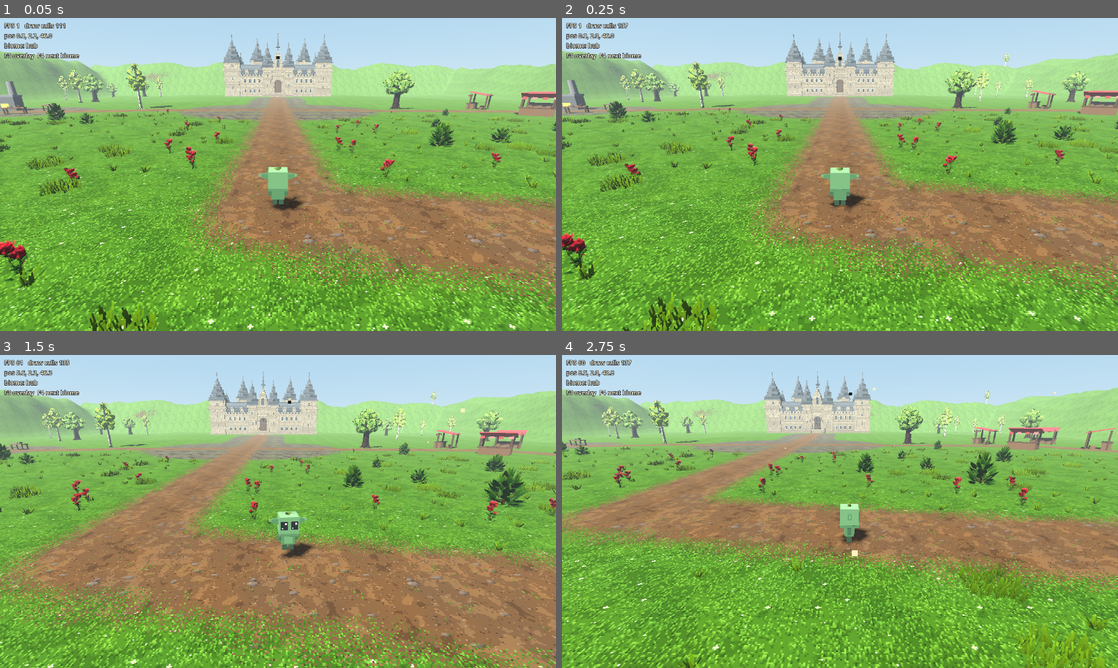
Above: before the commit, frames 1-4 (two rows, left to right).
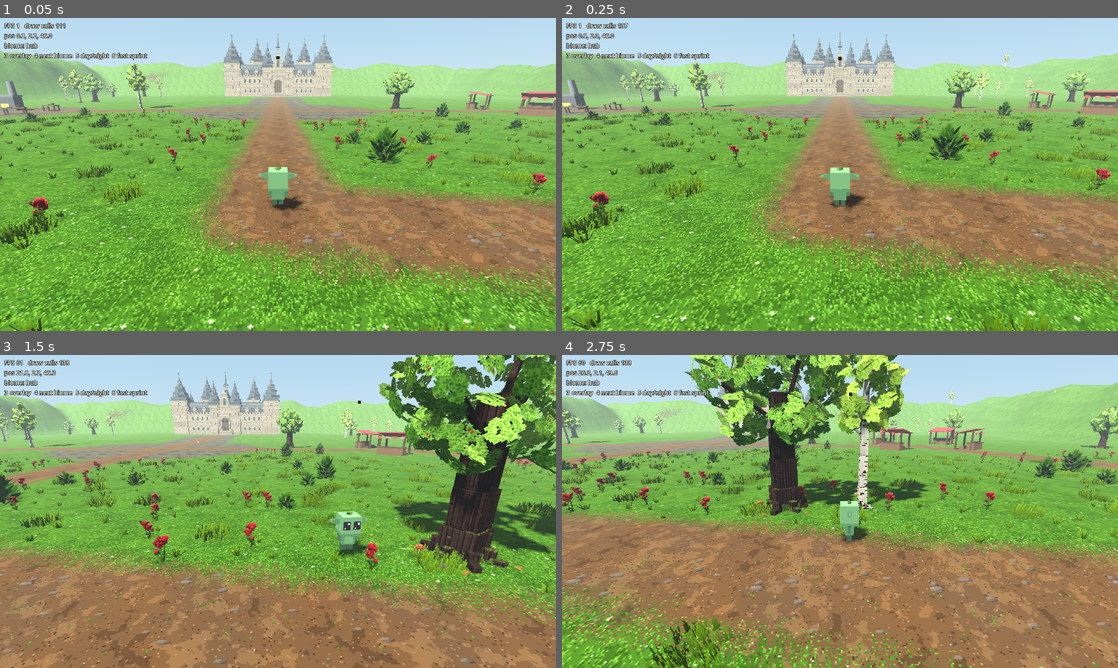
Above: after the commit, the same moments.

Repository: joobajooba/club-impz
Game: Godot game, scene res://scenes/main.tscn
The game is run twice, just before and just after one commit, with the same random seed, the same clock (stepped at 60 frames per second) and the same inputs.
Inputs (mouse positions are in pixels of both pictures, inside the frame that each line leads up to):
- Up to frame 1 (0.05 s): no input
- Up to frame 2 (0.25 s): no input
- Up to frame 3 (1.5 s): move the mouse to (400, 495) at 0.52 s; hold D (move_right) 0.53-1.28 s; hold Shift (sprint) 0.53-1.28 s; tap Space (jump) at 0.77 s; tap 6 (toggle_fast_sprint, bound only after the commit) at 0.8, 1.35 s; move the mouse to (166, 527) at 1.27 s; hold S (move_back) from 1.28 s (still down)
- Up to frame 4 (2.75 s): tap Space (jump) at 1.52 s; tap Shift (sprint) at 1.55 s; move the mouse to (895, 442) at 2.02 s; release S (move_back) at 2.03 s; hold D (move_right) from 2.03 s (still down); hold Right mouse button (camera_orbit) from 2.03 s (still down); tap 6 (toggle_fast_sprint, bound only after the commit) at 2.3 s

The runs differ from the first frame. In frame 1, 7.1% of the frame differs, in the area x 0-100%, y 11-100%; in frame 2, 7.4%; in frame 3, 62%; in frame 4, 69%, in the area x 0-100%, y 0-100%.

Commit message:
batch 1
Co-Authored-By: Claude Opus 5.5 <noreply@anthropic.com>

Diff:
--- a/godot-game/data/biomes.json
+++ b/godot-game/data/biomes.json
@@ -230,7 +230,7 @@
         "high_y": 3.6,
         "wet": 23,
         "special": 26,
-        "path": 27,
+        "path": 5,
         "border_patch": 0.0
       },
       "env": {
--- a/godot-game/data/scatter.json
+++ b/godot-game/data/scatter.json
@@ -21,54 +21,54 @@
     "maple_3": "res://assets/models/trees/maple_tree_3.glb"
   },
   "rules": [
-    {"id": "hub_grass", "biomes": ["hub"], "density": "dense", "meshes": [["carpet", 1], ["tuft_s", 2], ["tuft_m", 2]], "scale": [0.9, 1.1], "avoid": ["path", "special", "steep"]},
-    {"id": "hub_bush", "biomes": ["hub"], "density": "scattered", "meshes": [["bush_s", 2], ["bush_l", 1]], "scale": [0.9, 1.2], "avoid": ["path", "special", "steep"], "patch": {"freq": 0.05, "threshold": 0.15}},
-    {"id": "hub_rose", "biomes": ["hub"], "spacing": 4.0, "meshes": [["rose", 1]], "scale": [0.9, 1.1], "avoid": ["path", "special"], "require": {"near_path": 6.0}},
+    {"id": "hub_grass", "spacing": 1.7, "biomes": ["hub"], "density": "dense", "meshes": [["carpet", 1], ["tuft_s", 2], ["tuft_m", 2]], "scale": [0.9, 1.1], "avoid": ["path", "special", "steep"]},
+    {"id": "hub_bush", "spacing": 4.24, "biomes": ["hub"], "density": "scattered", "meshes": [["bush_s", 2], ["bush_l", 1]], "scale": [0.9, 1.2], "avoid": ["path", "special", "steep"], "patch": {"freq": 0.05, "threshold": 0.15}},
+    {"id": "hub_rose", "biomes": ["hub"], "spacing": 3.58, "meshes": [["rose", 1]], "scale": [0.9, 1.1], "avoid": ["path", "special"], "require": {"near_path": 6.0}},
     {"id": "hub_tree", "kind": "tree", "biomes": ["hub"], "spacing": 26.0, "meshes": [["oak", 1], ["birch", 1]], "scale": [0.9, 1.15], "avoid": ["path", "special", "steep"], "clear": 16.0},
 
-    {"id": "forest_grass", "biomes": ["forest"], "density": "carpet", "meshes": [["carpet", 3], ["tuft_s", 2], ["tuft_m", 2]], "scale": [0.9, 1.15], "avoid": ["path", "wet", "steep"]},
-    {"id": "dry_grass_tuft", "biomes": ["forest", "mountain"], "density": "dense", "meshes": [["tuft_l", 1]], "scale": [0.8, 1.1], "recolor": ["#6a760f", "#c8b448"], "patch": {"freq": 0.04, "threshold": 0.35}, "avoid": ["path", "wet"]},
-    {"id": "blue_wildflower", "biomes": ["forest"], "density": "scattered", "meshes": [["rose", 1]], "scale": [0.7, 0.85], "petal": "#5a78e0", "avoid": ["path", "wet"]},
-    {"id": "pink_wildflower", "biomes": ["forest"], "density": "scattered", "meshes": [["rose", 1]], "scale": [0.7, 0.85], "petal": "#f08ac0", "avoid": ["path", "wet"], "seed": 7},
-    {"id": "white_wildflower", "biomes": ["forest"], "density": "scattered", "meshes": [["rose", 1]], "scale": [0.7, 0.85], "petal": "#f4f0e4", "avoid": ["path", "wet"], "seed": 9},
-    {"id": "rose_flower", "biomes": ["forest"], "density": "rare", "meshes": [["rose", 1]], "scale": [1.0, 1.1], "avoid": ["path", "wet"]},
-    {"id": "green_leafy_bush", "biomes": ["forest"], "density": "scattered", "meshes": [["bush_l", 1], ["bush_s", 2]], "scale": [0.9, 1.2], "avoid": ["path", "wet", "steep"]},
-    {"id": "berry_shrub_placeholder", "biomes": ["forest"], "density": "rare", "meshes": [["bush_s", 1]], "scale": [0.8, 1.0], "tint": "#e8d0d0", "avoid": ["path", "wet"]},
-    {"id": "forest_fern_placeholder", "biomes": ["forest"], "density": "scattered", "meshes": [["tuft_l", 1]], "scale": [1.2, 1.5], "recolor": ["#1d2c20", "#516331"], "require": {"litter": 0.35}, "avoid": ["path", "wet"]},
-    {"id": "red_mushroom_group", "biomes": ["forest"], "density": "rare", "spacing": 14.0, "meshes": [["mush_red", 1]], "scale": [0.9, 1.1], "require": {"litter": 0.3}, "avoid": ["path", "wet"]},
-    {"id": "brown_mushroom_group", "biomes": ["forest"], "spacing": 14.0, "meshes": [["mush_brown", 1]], "scale": [0.9, 1.1], "require": {"litter": 0.2}, "avoid": ["path", "wet"], "seed": 3},
-    {"id": "forest_reeds_placeholder", "biomes": ["forest"], "density": "dense", "meshes": [["tuft_l", 1]], "scale": [1.3, 1.6], "recolor": ["#2c4a14", "#8aa83a"], "require": {"wet": 0.25}, "avoid": ["path", "water"]},
+    {"id": "forest_grass", "spacing": 1.06, "biomes": ["forest"], "density": "carpet", "meshes": [["carpet", 3], ["tuft_s", 2], ["tuft_m", 2]], "scale": [0.9, 1.15], "avoid": ["path", "wet", "steep"]},
+    {"id": "dry_grass_tuft", "spacing": 1.7, "biomes": ["forest", "mountain"], "density": "dense", "meshes": [["tuft_l", 1]], "scale": [0.8, 1.1], "recolor": ["#6a760f", "#c8b448"], "patch": {"freq": 0.04, "threshold": 0.35}, "avoid": ["path", "wet"]},
+    {"id": "blue_wildflower", "spacing": 5.37, "biomes": ["forest"], "density": "scattered", "meshes": [["rose", 1]], "scale": [0.7, 0.85], "petal": "#5a78e0", "avoid": ["path", "wet"]},
+    {"id": "pink_wildflower", "spacing": 5.37, "biomes": ["forest"], "density": "scattered", "meshes": [["rose", 1]], "scale": [0.7, 0.85], "petal": "#f08ac0", "avoid": ["path", "wet"], "seed": 7},
+    {"id": "white_wildflower", "spacing": 5.37, "biomes": ["forest"], "density": "scattered", "meshes": [["rose", 1]], "scale": [0.7, 0.85], "petal": "#f4f0e4", "avoid": ["path", "wet"], "seed": 9},
+    {"id": "rose_flower", "spacing": 19.68, "biomes": ["forest"], "density": "rare", "meshes": [["rose", 1]], "scale": [1.0, 1.1], "avoid": ["path", "wet"]},
+    {"id": "green_leafy_bush", "spacing": 4.24, "biomes": ["forest"], "density": "scattered", "meshes": [["bush_l", 1], ["bush_s", 2]], "scale": [0.9, 1.2], "avoid": ["path", "wet", "steep"]},
+    {"id": "berry_shrub_placeholder", "spacing": 15.56, "biomes": ["forest"], "density": "rare", "meshes": [["bush_s", 1]], "scale": [0.8, 1.0], "tint": "#e8d0d0", "avoid": ["path", "wet"]},
+    {"id": "forest_fern_placeholder", "spacing": 4.24, "biomes": ["forest"], "density": "scattered", "meshes": [["tuft_l", 1]], "scale": [1.2, 1.5], "recolor": ["#1d2c20", "#516331"], "require": {"litter": 0.35}, "avoid": ["path", "wet"]},
+    {"id": "red_mushroom_group", "biomes": ["forest"], "density": "rare", "spacing": 9.9, "meshes": [["mush_red", 1]], "scale": [0.9, 1.1], "require": {"litter": 0.3}, "avoid": ["path", "wet"]},
+    {"id": "brown_mushroom_group", "biomes": ["forest"], "spacing": 9.9, "meshes": [["mush_brown", 1]], "scale": [0.9, 1.1], "require": {"litter": 0.2}, "avoid": ["path", "wet"], "seed": 3},
+    {"id": "forest_reeds_placeholder", "spacing": 1.7, "biomes": ["forest"], "density": "dense", "meshes": [["tuft_l", 1]], "scale": [1.3, 1.6], "recolor": ["#2c4a14", "#8aa83a"], "require": {"wet": 0.25}, "avoid": ["path", "water"]},
     {"id": "forest_tree", "kind": "tree", "biomes": ["forest"], "spacing": 11.0, "meshes": [["pine", 3], ["oak", 2], ["birch", 2]], "scale": [0.85, 1.2], "avoid": ["path", "wet", "steep", "water"], "patch_mask": "litter", "clear": 20.0},
     {"id": "worldbark_tree_placeholder", "kind": "tree", "biomes": ["forest"], "spacing": 34.0, "meshes": [["oak", 1]], "scale": [3.6, 4.4], "trunk_tint": "#b0a090", "recolor": ["#0e3a22", "#4aa060"], "near": ["worldbark_grove", 46.0], "avoid": ["path", "water"], "view": 900},
 
-    {"id": "mountain_grass_tuft", "biomes": ["mountain"], "density": "carpet", "meshes": [["carpet", 2], ["tuft_s", 2], ["tuft_m", 1]], "scale": [0.9, 1.1], "recolor": ["#3a4614", "#9aa44c"], "height": [-10, 66], "avoid": ["path", "steep", "wet"]},
-    {"id": "heather_bush_placeholder", "biomes": ["mountain"], "density": "dense", "meshes": [["bush_s", 1]], "scale": [0.5, 0.7], "recolor": ["#3a1e4a", "#b878d0"], "height": [20, 70], "patch": {"freq": 0.03, "threshold": 0.3}, "avoid": ["path", "steep"]},
-    {"id": "alpine_flower_placeholder", "biomes": ["mountain"], "density": "scattered", "meshes": [["rose", 1]], "scale": [0.6, 0.75], "petal": "#e8f0ff", "avoid": ["path", "steep"]},
-    {"id": "red_flame_bush_placeholder", "biomes": ["mountain"], "density": "scattered", "meshes": [["bush_s", 1]], "scale": [0.9, 1.1], "recolor": ["#8a1e18", "#f4b048"], "height": [-10, 40], "avoid": ["path", "steep"]},
-    {"id": "copper_autumn_bush_placeholder", "biomes": ["mountain"], "density": "dense", "meshes": [["bush_l", 1]], "scale": [0.8, 1.0], "recolor": ["#5e2622", "#d08a5c"], "height": [-10, 36], "patch": {"freq": 0.04, "threshold": 0.4}, "avoid": ["path", "steep"]},
+    {"id": "mountain_grass_tuft", "spacing": 1.06, "biomes": ["mountain"], "density": "carpet", "meshes": [["carpet", 2], ["tuft_s", 2], ["tuft_m", 1]], "scale": [0.9, 1.1], "recolor": ["#3a4614", "#9aa44c"], "height": [-10, 66], "avoid": ["path", "steep", "wet"]},
+    {"id": "heather_bush_placeholder", "spacing": 1.7, "biomes": ["mountain"], "density": "dense", "meshes": [["bush_s", 1]], "scale": [0.5, 0.7], "recolor": ["#3a1e4a", "#b878d0"], "height": [20, 70], "patch": {"freq": 0.03, "threshold": 0.3}, "avoid": ["path", "steep"]},
+    {"id": "alpine_flower_placeholder", "spacing": 5.37, "biomes": ["mountain"], "density": "scattered", "meshes": [["rose", 1]], "scale": [0.6, 0.75], "petal": "#e8f0ff", "avoid": ["path", "steep"]},
+    {"id": "red_flame_bush_placeholder", "spacing": 4.24, "biomes": ["mountain"], "density": "scattered", "meshes": [["bush_s", 1]], "scale": [0.9, 1.1], "recolor": ["#8a1e18", "#f4b048"], "height": [-10, 40], "avoid": ["path", "steep"]},
+    {"id": "copper_autumn_bush_placeholder", "spacing": 1.7, "biomes": ["mountain"], "density": "dense", "meshes": [["bush_l", 1]], "scale": [0.8, 1.0], "recolor": ["#5e2622", "#d08a5c"], "height": [-10, 36], "patch": {"freq": 0.04, "threshold": 0.4}, "avoid": ["path", "steep"]},
     {"id": "maple_tree", "kind": "tree", "biomes": ["mountain"], "spacing": 13.0, "meshes": [["maple", 1], ["maple_2", 1], ["maple_3", 1]], "scale": [0.9, 1.15], "height": [-10, 42], "avoid": ["path", "steep", "water"], "clear": 18.0},
     {"id": "hickory_tree_placeholder", "kind": "tree", "biomes": ["mountain", "frost"], "spacing": 18.0, "meshes": [["oak", 1]], "scale": [0.9, 1.1], "trunk_tint": "#a8a4a0", "recolor": ["#2a2e10", "#7a8a3a"], "height": [36, 80], "avoid": ["path", "steep"], "clear": 18.0},
 
-    {"id": "frost_grass_tuft", "biomes": ["frost"], "density": "dense", "meshes": [["tuft_l", 1], ["tuft_m", 1]], "scale": [0.8, 1.0], "recolor": ["#83a772", "#e4f4ec"], "patch": {"freq": 0.03, "threshold": 0.2}, "avoid": ["path", "wet", "steep"]},
-    {"id": "tundra_grass_tuft", "biomes": ["frost"], "density": "scattered", "meshes": [["tuft_m", 1]], "scale": [0.9, 1.1], "recolor": ["#7a3e18", "#e8a050"], "avoid": ["path", "wet"]},
-    {"id": "frost_bush_placeholder", "biomes": ["frost"], "density": "scattered", "meshes": [["bush_s", 1]], "scale": [0.8, 1.0], "recolor": ["#779982", "#d2ecd5"], "avoid": ["path", "wet"]},
-    {"id": "frozen_dead_bush_placeholder", "biomes": ["frost"], "density": "rare", "meshes": [["bush_s", 1]], "scale": [0.7, 0.9], "recolor": ["#4a4a50", "#dce4ec"], "avoid": ["path", "wet"]},
+    {"id": "frost_grass_tuft", "spacing": 1.7, "biomes": ["frost"], "density": "dense", "meshes": [["tuft_l", 1], ["tuft_m", 1]], "scale": [0.8, 1.0], "recolor": ["#83a772", "#e4f4ec"], "patch": {"freq": 0.03, "threshold": 0.2}, "avoid": ["path", "wet", "steep"]},
+    {"id": "tundra_grass_tuft", "spacing": 4.24, "biomes": ["frost"], "density": "scattered", "meshes": [["tuft_m", 1]], "scale": [0.9, 1.1], "recolor": ["#7a3e18", "#e8a050"], "avoid": ["path", "wet"]},
+    {"id": "frost_bush_placeholder", "spacing": 4.24, "biomes": ["frost"], "density": "scattered", "meshes": [["bush_s", 1]], "scale": [0.8, 1.0], "recolor": ["#779982", "#d2ecd5"], "avoid": ["path", "wet"]},
+    {"id": "frozen_dead_bush_placeholder", "spacing": 15.56, "biomes": ["frost"], "density": "rare", "meshes": [["bush_s", 1]], "scale": [0.7, 0.9], "recolor": ["#4a4a50", "#dce4ec"], "avoid": ["path", "wet"]},
     {"id": "frostbark_tree_placeholder", "kind": "tree", "biomes": ["frost"], "spacing": 15.0, "meshes": [["pine", 1]], "scale": [0.95, 1.15], "trunk_tint": "#c8d4e0", "recolor": ["#7890b0", "#f2f6fa"], "avoid": ["path", "wet", "steep"], "clear": 16.0},
     {"id": "frost_green_pine", "kind": "tree", "biomes": ["frost"], "spacing": 40.0, "meshes": [["pine", 1]], "scale": [0.9, 1.05], "avoid": ["path", "wet", "steep"], "seed": 5},
 
-    {"id": "plains_tall_grass", "biomes": ["plains"], "density": "carpet", "meshes": [["tuft_l", 3], ["carpet", 1]], "scale": [1.0, 1.25], "recolor": ["#6a5a1a", "#f0e08a"], "avoid": ["path", "steep", "wet"]},
-    {"id": "plains_grass_tuft", "biomes": ["plains"], "density": "dense", "meshes": [["tuft_m", 1]], "scale": [0.9, 1.1], "recolor": ["#264214", "#9cc658"], "require": {"special": 0.3}, "avoid": ["path", "water"]},
-    {"id": "wild_wheat_placeholder", "biomes": ["plains"], "density": "dense", "meshes": [["tuft_l", 1]], "scale": [1.3, 1.5], "recolor": ["#8a6a20", "#f8e090"], "patch": {"freq": 0.025, "threshold": 0.45}, "avoid": ["path", "steep"]},
-    {"id": "dry_bush_placeholder", "biomes": ["plains"], "density": "scattered", "meshes": [["bush_s", 1]], "scale": [0.7, 0.9], "recolor": ["#4a3e30", "#b8a890"], "avoid": ["path", "steep"]},
-    {"id": "plains_wildflower", "biomes": ["plains"], "density": "scattered", "meshes": [["rose", 1]], "scale": [0.8, 0.95], "petal": "#f8e050", "avoid": ["path"]},
+    {"id": "plains_tall_grass", "spacing": 1.06, "biomes": ["plains"], "density": "carpet", "meshes": [["tuft_l", 3], ["carpet", 1]], "scale": [1.0, 1.25], "recolor": ["#6a5a1a", "#f0e08a"], "avoid": ["path", "steep", "wet"]},
+    {"id": "plains_grass_tuft", "spacing": 1.7, "biomes": ["plains"], "density": "dense", "meshes": [["tuft_m", 1]], "scale": [0.9, 1.1], "recolor": ["#264214", "#9cc658"], "require": {"special": 0.3}, "avoid": ["path", "water"]},
+    {"id": "wild_wheat_placeholder", "spacing": 1.7, "biomes": ["plains"], "density": "dense", "meshes": [["tuft_l", 1]], "scale": [1.3, 1.5], "recolor": ["#8a6a20", "#f8e090"], "patch": {"freq": 0.025, "threshold": 0.45}, "avoid": ["path", "steep"]},
+    {"id": "dry_bush_placeholder", "spacing": 4.24, "biomes": ["plains"], "density": "scattered", "meshes": [["bush_s", 1]], "scale": [0.7, 0.9], "recolor": ["#4a3e30", "#b8a890"], "avoid": ["path", "steep"]},
+    {"id": "plains_wildflower", "spacing": 5.37, "biomes": ["plains"], "density": "scattered", "meshes": [["rose", 1]], "scale": [0.8, 0.95], "petal": "#f8e050", "avoid": ["path"]},
     {"id": "titanwood_tree_placeholder", "kind": "tree", "biomes": ["plains", "swamp"], "spacing": 46.0, "meshes": [["pine", 1]], "scale": [2.1, 2.6], "trunk_tint": "#8a929c", "recolor": ["#0e2e2e", "#3a8a80"], "avoid": ["path", "steep", "water"], "clear": 30.0, "view": 600},
     {"id": "gembark_tree_placeholder", "kind": "tree", "biomes": ["plains"], "spacing": 15.0, "meshes": [["maple", 1], ["maple_3", 1]], "scale": [1.0, 1.2], "trunk_tint": "#5a4a5a", "recolor": ["#0e4a2a", "#5ae09a"], "near": ["gembark_grove", 40.0], "avoid": ["path"]},
 
-    {"id": "swamp_grass_tuft", "biomes": ["swamp"], "density": "carpet", "meshes": [["tuft_m", 2], ["tuft_s", 1]], "scale": [0.9, 1.1], "recolor": ["#1a2012", "#70783c"], "height": [2.3, 99], "avoid": ["path", "water"]},
-    {"id": "swamp_reeds_placeholder", "biomes": ["swamp"], "density": "dense", "meshes": [["tuft_l", 1]], "scale": [1.4, 1.8], "recolor": ["#2a3a14", "#8a9a40"], "height": [1.5, 2.6], "avoid": ["path"]},
-    {"id": "swamp_fern_placeholder", "biomes": ["swamp"], "density": "dense", "meshes": [["tuft_l", 1]], "scale": [1.2, 1.5], "recolor": ["#1d2c20", "#3c5e3a"], "height": [2.6, 99], "patch": {"freq": 0.04, "threshold": 0.3}, "avoid": ["path"]},
-    {"id": "swamp_big_leaf_placeholder", "biomes": ["swamp"], "density": "scattered", "meshes": [["bush_l", 1]], "scale": [0.8, 1.0], "recolor": ["#1e2a14", "#5a6a2a"], "height": [2.4, 99], "avoid": ["path"]},
-    {"id": "giant_mushroom_placeholder", "biomes": ["swamp"], "density": "rare", "meshes": [["mush_brown", 1], ["mush_red", 1]], "scale": [3.0, 4.2], "tint": "#9a80a8", "avoid": ["path", "water"], "view": 200},
+    {"id": "swamp_grass_tuft", "spacing": 1.06, "biomes": ["swamp"], "density": "carpet", "meshes": [["tuft_m", 2], ["tuft_s", 1]], "scale": [0.9, 1.1], "recolor": ["#1a2012", "#70783c"], "height": [2.3, 99], "avoid": ["path", "water"]},
+    {"id": "swamp_reeds_placeholder", "spacing": 1.7, "biomes": ["swamp"], "density": "dense", "meshes": [["tuft_l", 1]], "scale": [1.4, 1.8], "recolor": ["#2a3a14", "#8a9a40"], "height": [1.5, 2.6], "avoid": ["path"]},
+    {"id": "swamp_fern_placeholder", "spacing": 1.7, "biomes": ["swamp"], "density": "dense", "meshes": [["tuft_l", 1]], "scale": [1.2, 1.5], "recolor": ["#1d2c20", "#3c5e3a"], "height": [2.6, 99], "patch": {"freq": 0.04, "threshold": 0.3}, "avoid": ["path"]},
+    {"id": "swamp_big_leaf_placeholder", "spacing": 4.24, "biomes": ["swamp"], "density": "scattered", "meshes": [["bush_l", 1]], "scale": [0.8, 1.0], "recolor": ["#1e2a14", "#5a6a2a"], "height": [2.4, 99], "avoid": ["path"]},
+    {"id": "giant_mushroom_placeholder", "spacing": 15.56, "biomes": ["swamp"], "density": "rare", "meshes": [["mush_brown", 1], ["mush_red", 1]], "scale": [3.0, 4.2], "tint": "#9a80a8", "avoid": ["path", "water"], "view": 200},
     {"id": "runewood_tree_placeholder", "kind": "tree", "biomes": ["swamp"], "spacing": 15.0, "meshes": [["oak", 1]], "scale": [0.95, 1.2], "trunk_tint": "#4a3a4a", "recolor": ["#1a2418", "#6a6a8a"], "height": [2.2, 99], "avoid": ["path", "water"], "clear": 16.0}
   ]
 }
--- a/godot-game/project.godot
+++ b/godot-game/project.godot
@@ -69,11 +69,19 @@
 }
 toggle_debug={
 "deadzone": 0.2,
-"events": [Object(InputEventKey,"resource_local_to_scene":fa …(140 unchanged characters)… d":false,"keycode":0,"physical_keycode":4194334,"key_label":0,"unicode":0,"location":0,"echo":false,"script":null)]
+"events": [Object(InputEventKey,"resource_local_to_scene":fa …(140 unchanged characters)… d":false,"keycode":0,"physical_keycode":51,"key_label":0,"unicode":51,"location":0,"echo":false,"script":null)]
 }
 debug_next_biome={
 "deadzone": 0.2,
-"events": [Object(InputEventKey,"resource_local_to_scene":fa …(140 unchanged characters)… d":false,"keycode":0,"physical_keycode":4194335,"key_label":0,"unicode":0,"location":0,"echo":false,"script":null)]
+"events": [Object(InputEventKey,"resource_local_to_scene":fa …(140 unchanged characters)… d":false,"keycode":0,"physical_keycode":52,"key_label":0,"unicode":52,"location":0,"echo":false,"script":null)]
+}
+toggle_day_night={
+"deadzone": 0.2,
+"events": [Object(InputEventKey,"resource_local_to_scene":false,"resource_name":"","device":-1,"window_id":0,"alt_pressed":false,"shift_pressed":false,"ctrl_pressed":false,"meta_pressed":false,"pressed":false,"keycode":0,"physical_keycode":53,"key_label":0,"unicode":53,"location":0,"echo":false,"script":null)]
+}
+toggle_fast_sprint={
+"deadzone": 0.2,
+"events": [Object(InputEventKey,"resource_local_to_scene":false,"resource_name":"","device":-1,"window_id":0,"alt_pressed":false,"shift_pressed":false,"ctrl_pressed":false,"meta_pressed":false,"pressed":false,"keycode":0,"physical_keycode":54,"key_label":0,"unicode":54,"location":0,"echo":false,"script":null)]
 }
 
 [layer_names]
--- a/godot-game/scripts/debug_overlay.gd
+++ b/godot-game/scripts/debug_overlay.gd
@@ -1,6 +1,6 @@
 extends CanvasLayer
-## Tiny debug overlay. F3 toggles it. Shows FPS, draw calls, player position and the current biome.
-## F4 (debug_next_biome) cycles teleports to each biome centre in the resource world.
+## Tiny debug overlay. Key 3 toggles it. Shows FPS, draw calls, player position and the current biome.
+## Key 4 (debug_next_biome) cycles teleports to each biome centre in the resource world.
 
 @onready var label: Label = $label
 
@@ -29,7 +29,7 @@
 	if main == null:
 		return
 	var p: Vector3 = main.player.global_position
-	label.text = "FPS %d   draw calls %d\npos %.1f, %.1f, %.1f\nbiome: %s\nF3 overlay  F4 next biome" % [
+	label.text = "FPS %d   draw calls %d\npos %.1f, %.1f, %.1f\nbiome: %s\n3 overlay  4 next biome  5 day/night  6 fast sprint" % [
 		Engine.get_frames_per_second(),
 		RenderingServer.get_rendering_info(RenderingServer.RENDERING_INFO_TOTAL_DRAW_CALLS_IN_FRAME),
 		p.x, p.y, p.z, main.biome_name_at(p)]
--- a/godot-game/scripts/player/imp_player.gd
+++ b/godot-game/scripts/player/imp_player.gd
@@ -24,6 +24,7 @@
 var target_zoom := 7.5
 var bob_time := 0.0
 var frozen := false
+var fast_sprint := false
 
 
 func _ready() -> void:
@@ -46,6 +47,8 @@
 
 
 func _unhandled_input(event: InputEvent) -> void:
+	if event.is_action_pressed("toggle_fast_sprint"):
+		fast_sprint = not fast_sprint
 	if event is InputEventMouseMotion and Input.is_action_pressed("camera_orbit"):
 		cam_yaw -= event.relative.x * orbit_sensitivity
 		cam_pitch = clamp(cam_pitch - event.relative.y * orbit_sensitivity, -1.25, 0.45)
@@ -60,7 +63,7 @@
 	var dir := (Basis(Vector3.UP, cam_yaw) * Vector3(input.x, 0, input.y))
 	if dir.length() > 1.0:
 		dir = dir.normalized()
-	var speed := sprint_speed if Input.is_action_pressed("sprint") else walk_speed
+	var speed := (sprint_speed * (5.0 if fast_sprint else 1.0)) if Input.is_action_pressed("sprint") else walk_speed
 	var accel := acceleration if is_on_floor() else air_control
 	var target := dir * speed
 	velocity.x = move_toward(velocity.x, target.x, accel * speed * delta)
--- a/godot-game/scripts/world/hub_castle.gd
+++ b/godot-game/scripts/world/hub_castle.gd
@@ -30,11 +30,15 @@
 		cyl.radius = t[2] * U
 		cyl.height = t[3] * U
 		_shape(body, cyl, Vector3(t[0], t[3] / 2.0, t[1]) * U)
-	for k in 6:  # the six front steps
-		var w := 15.0 - k * 0.5
-		var a := Vector3(-w, 0, -56 + k * 2.5) * U
-		var c := Vector3(w, 1.5 * (k + 1), -40) * U
-		_shape(body, _box(c - a), (a + c) / 2.0)
+	# front stairs: one walkable ramp wedge (stacked step boxes were walls to CharacterBody3D)
+	var ramp := ConvexPolygonShape3D.new()
+	var pts := PackedVector3Array()
+	for x in [-15.0, 15.0]:
+		pts.append(Vector3(x, 0, -56) * U)
+		pts.append(Vector3(x, 0, -40) * U)
+		pts.append(Vector3(x, 9, -40) * U)
+	ramp.points = pts
+	_shape(body, ramp, Vector3.ZERO)
 
 
 func _box(size: Vector3) -> BoxShape3D:
--- a/godot-game/scripts/world/resource_landmarks.gd
+++ b/godot-game/scripts/world/resource_landmarks.gd
@@ -135,15 +135,18 @@
 	if h < data.water_level(x, z) + 0.2:
 		return false
 	var slope := 1.0 - data.normal(x, z).y
-	if slope > 0.55:
+	if slope > 0.3:  # walkable ground only
 		return false
+	for d in [Vector2(3, 0), Vector2(-3, 0), Vector2(0, 3), Vector2(0, -3)]:
+		if 1.0 - data.normal(x + d.x, z + d.y).y > 0.45:  # not at the foot of a cliff
+			return false
 	if relaxed:
 		return true
 	match biome:
-		"forest": return slope > 0.12 or m.g > 0.3          # rock outcrops and riverbanks
-		"mountain": return slope > 0.25                       # cliff faces
-		"frost": return z < -130.0 and slope > 0.15           # ice cliffs
-		"plains": return h > 18.0 or slope > 0.22             # mesas
+		"forest": return slope > 0.06 or m.g > 0.3          # rocky bumps and riverbanks
+		"mountain": return h > 26.0                           # high ground
+		"frost": return z < -120.0                            # near the ice cliffs
+		"plains": return h > 14.0 or slope > 0.12             # mesa tops and edges
 		"swamp": return h > data.water_level(x, z) + 0.1 and h < data.water_level(x, z) + 0.9  # muddy banks
 	return true
 
